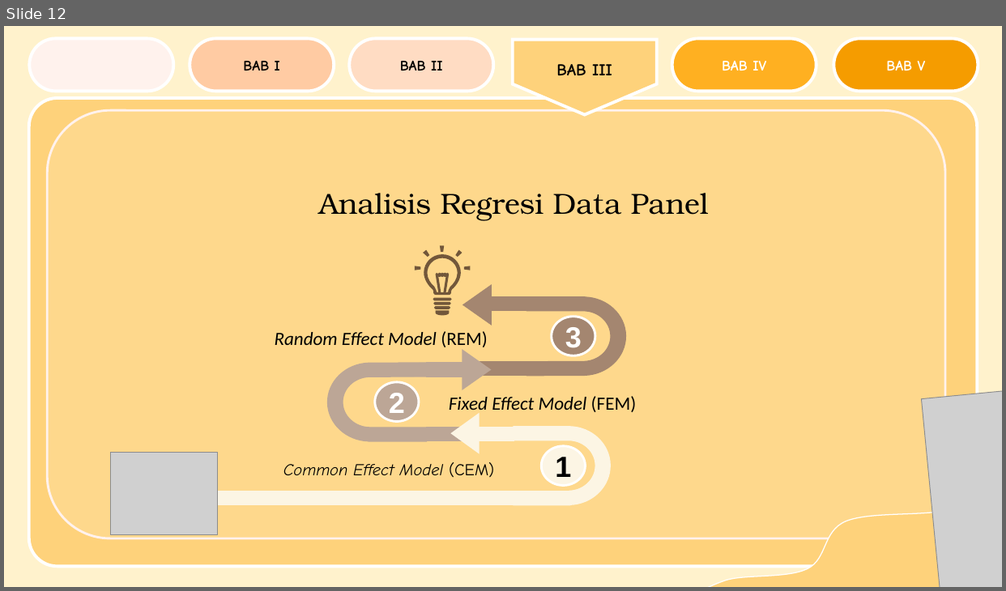
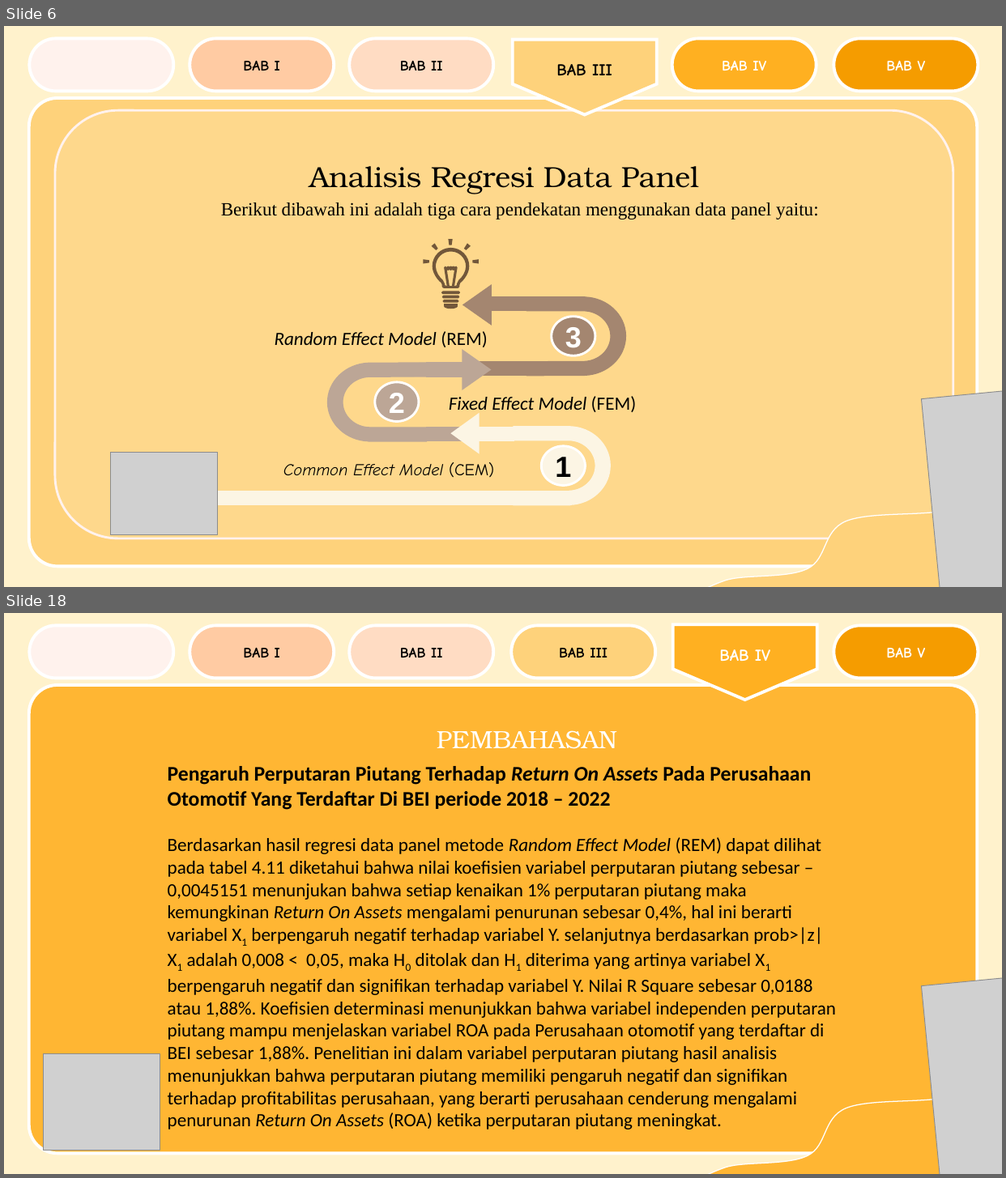
Before and after one commit to milanafsah31/skripsi, a slide deck: PPT SKRIPSI MILANAFSAH DZAHIRA.pptx. Shown one above the other, each under a label of ours: slide 12 before the commit, slides 6 and 18 after it; the slides between them are not shown. The pictures are 1006x591 and 1006x1178 pixels, drawn with LibreOffice and Linux fonts; fonts in the diff are those of the drawing; grey boxes stand for pictures; background and template pictures are left out. Boxes give left, top, right and bottom in pixels: in the first picture for what was removed or moved away, otherwise in the second. Text is boxed around its words. In the diff, an @@ line names an element or a change of style, - is before the commit and + after.

```diff
--- a/PPT SKRIPSI MILANAFSAH DZAHIRA.pptx
+++ b/PPT SKRIPSI MILANAFSAH DZAHIRA.pptx
@@ slide 18 added at (4,613,1002,1174), background #FFF2CC @@
@@ rounded rectangle added at (29,626,174,678), fill #FFF2ED, outline #FFFFFF 3 pt @@
@@ rounded rectangle added at (189,626,334,678), fill #FFCBA3, outline #FFFFFF 3 pt, 14 pt, text #000000, bold @@
+BAB I
@@ rounded rectangle added at (349,626,493,678), fill #FFDCC3, outline #FFFFFF 3 pt, 14 pt, text #000000, bold @@
+BAB II
@@ rounded rectangle added at (512,626,656,678), fill #FED27B, outline #FFFFFF 3 pt, 14 pt, text #000000, bold @@
+BAB III
@@ pentagon arrow added at (673,624,817,700), fill #FFB021, outline #FFFFFF 3 pt, 16 pt, text #FFFFFF, bold @@
+BAB IV
@@ rounded rectangle added at (834,626,978,678), fill #F59C00, outline #FFFFFF 3 pt, 14 pt, text #FFFFFF, bold @@
+BAB V
@@ rounded rectangle added at (28,685,978,1153), fill #FFB633, outline #FFFFFF 3 pt @@
@@ text added at (437,730,617,749), 24 pt, text #FFFFFF @@
+PEMBAHASAN
@@ text added at (168,766,836,1130), 18 pt, text #000000 @@
+Pengaruh Perputaran Piutang Terhadap Return On Assets Pada Perusahaan Otomotif Yang Terdaftar Di BEI periode 2018 – 2022
+Berdasarkan hasil regresi data panel metode Random Effect Model (REM) dapat dilihat pada tabel 4.11 diketahui bahwa nilai koefisien variabel perputaran piutang sebesar – 0,0045151 menunjukan bahwa setiap kenaikan 1% perputaran piutang maka kemungkinan Return On Assets mengalami penurunan sebesar 0,4%, hal ini berarti variabel X1 berpengaruh negatif terhadap variabel Y. selanjutnya berdasarkan prob>|z|X1 adalah 0,008 < 0,05, maka H0 ditolak dan H1 diterima yang artinya variabel X1 berpengaruh negatif dan signifikan terhadap variabel Y. Nilai R Square sebesar 0,0188 atau 1,88%. Koefisien determinasi menunjukkan bahwa variabel independen perputaran piutang mampu menjelaskan variabel ROA pada Perusahaan otomotif yang terdaftar di BEI sebesar 1,88%. Penelitian ini dalam variabel perputaran piutang hasil analisis menunjukkan bahwa perputaran piutang memiliki pengaruh negatif dan signifikan terhadap profitabilitas perusahaan, yang berarti perusahaan cenderung mengalami penurunan Return On Assets (ROA) ketika perputaran piutang meningkat.
@@ picture added at (922,977,1002,1174) @@
@@ picture added at (44,1054,160,1151) @@
@@ freeform shape added at (691,1053,1002,1174), fill #FFB633, outline #FFFFFF 1 pt @@
@@ what was slide 12 is now slide 6 @@
@@ slide 6 changed as well @@
@@ rounded rectangle: place and size @@
-rounded rectangle at (48,110,946,539)
+rounded rectangle at (55,110,953,539)
@@ text "Analisis Regresi Data Panel": place and size @@
-text "Analisis Regresi Data Panel" at (319,193,709,221)
+text "Analisis Regresi Data Panel" at (309,166,699,194)
@@ text added at (221,203,819,220), 18 pt, text #000000 @@
+Berikut dibawah ini adalah tiga cara pendekatan menggunakan data panel yaitu:
@@ 7 freeform shapes: place and size @@
-7 freeform shapes at (414,246,470,316)
+7 freeform shapes at (424,239,479,309)
```
Also in this commit, not shown: 7 other slides changed, 13 other slides added, 11 slides removed, 1 other file.
